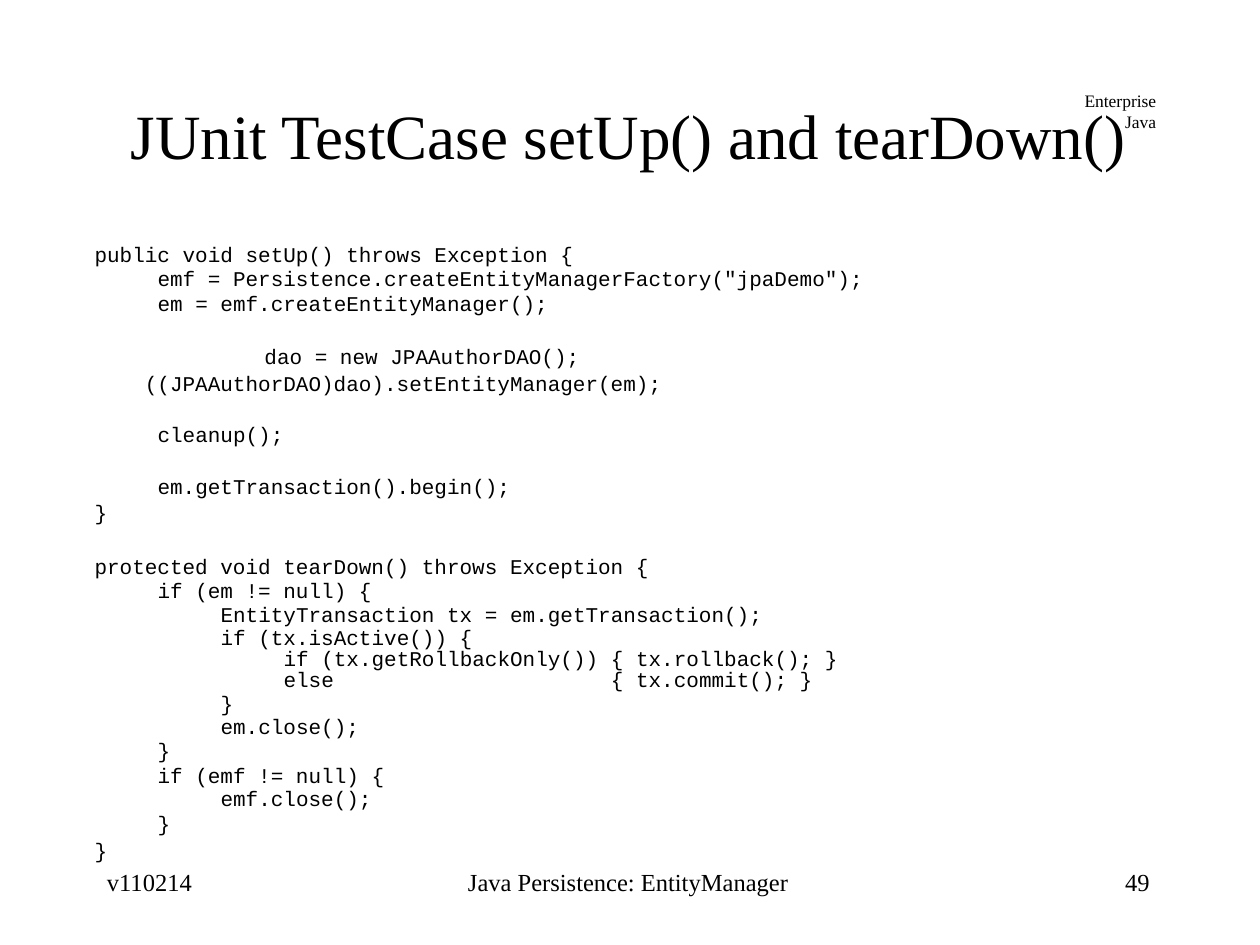
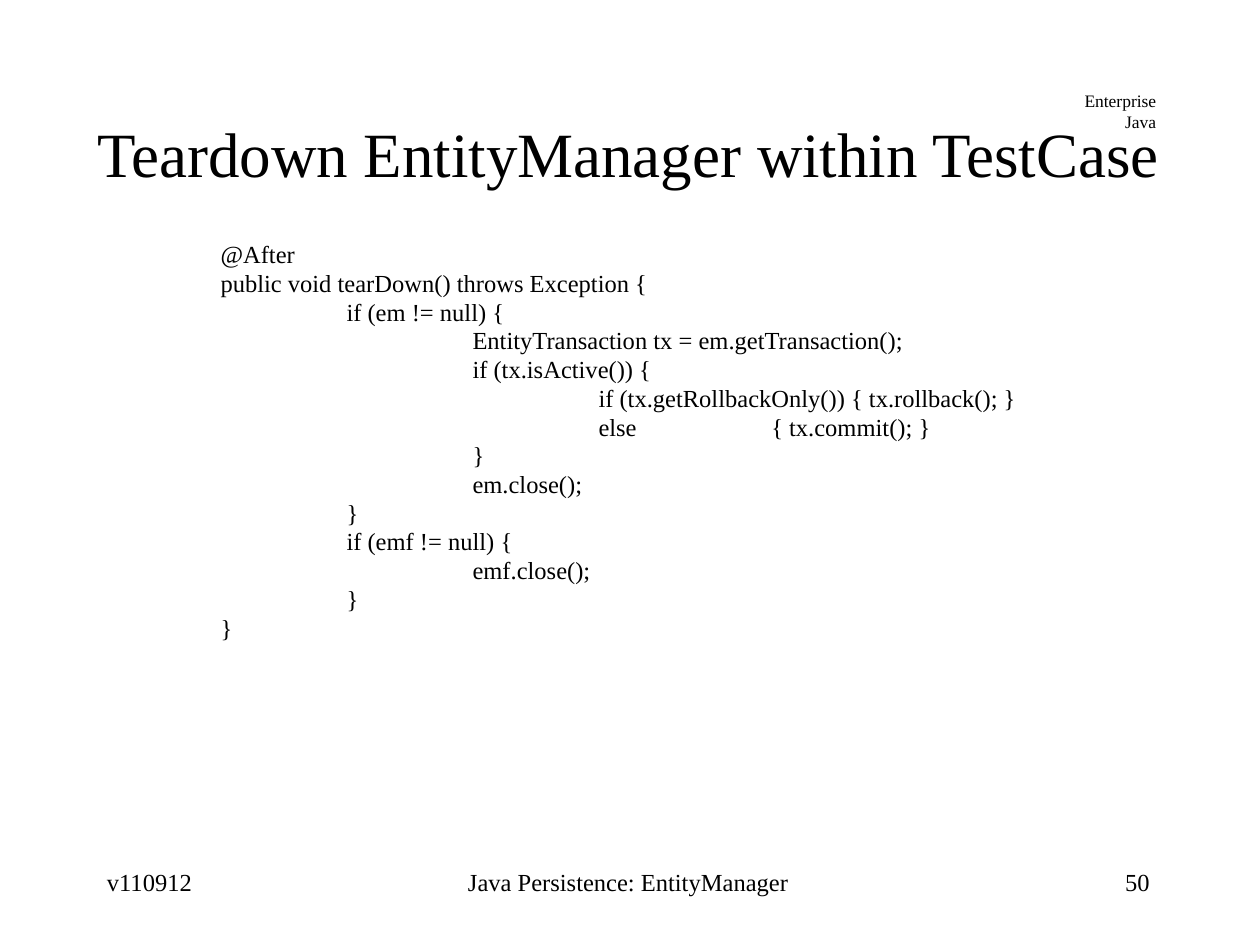
Before and after one commit to jcstaff/ejava-javaee, a slide deck: slide 50 of jpaDAO/src/site/resources/lectures/entityMgr.ppt (slide 49 before the commit). Drawn at 1260x945 pixels with LibreOffice and Linux fonts; fonts in the diff are those of the drawing. Boxes give left, top, right and bottom in pixels: in the first picture for what was removed or moved away, otherwise in the second. Text is boxed around its words. In the diff, an @@ line names an element or a change of style, - is before the commit and + after.

```diff
--- a/jpaDAO/src/site/resources/lectures/entityMgr.ppt
+++ b/jpaDAO/src/site/resources/lectures/entityMgr.ppt
@@ title at [97,133,1158,189]: text changed @@
-JUnit TestCase setUp() and tearDown()
+Teardown EntityManager within TestCase
@@ text at [220,245,629,298]: text changed; size 12 to 14 pt; font Courier New to Times New Roman @@
-public void setUp() throws Exception {
-  emf = Persistence.createEntityManagerFactory("jpaDemo");
-  em = emf.createEntityManager();
-dao = new JPAAuthorDAO();
-((JPAAuthorDAO)dao).setEntityManager(em);
-  cleanup();
-  em.getTransaction().begin();
-}
-protected void tearDown() throws Exception {
+@After
+public void tearDown() throws Exception {
@@ text at [346,303,998,584]: size 12 to 14 pt, font Courier New to Times New Roman in "if (em != null) {", "EntityTransaction tx = em.getTransaction();", "if (tx.isActive()) {", "if (tx.getRollbackOnly()) { tx.rollback(); }" and 8 more places; list level 2 to 1 in "if (em != null) {"; list level 3 to 1 in "EntityTransaction tx = em.getTransaction();"; list level 3 to 1 in "if (tx.isActive()) {"; list level 4 to 1 in "if (tx.getRollbackOnly()) { tx.rollback(); }"; list level 4 to 1 in "else { tx.commit(); }"; list level 3 to 1 in "}"; list level 3 to 1 in "em.close();"; list level 2 to 1 in "}"; list level 2 to 1 in "if (emf != null) {"; list level 3 to 1 in "emf.close();"; indent changed @@
@@ text at [107,874,192,892]: text changed @@
-v110214
+v110912
@@ page number at [1125,874,1150,892]: text changed @@
-49
+50
```
Also in this commit, not shown: 52 other slides changed, 2 slides added, 1 slide removed.
